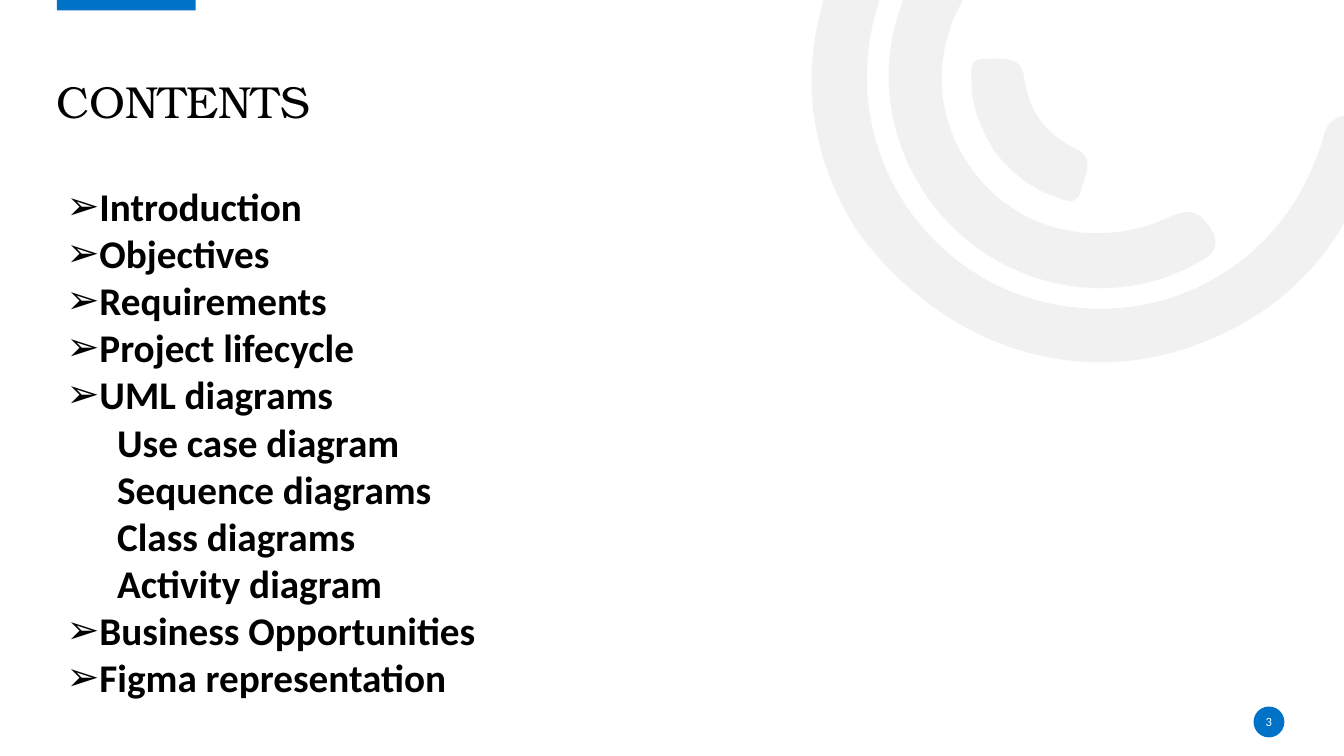
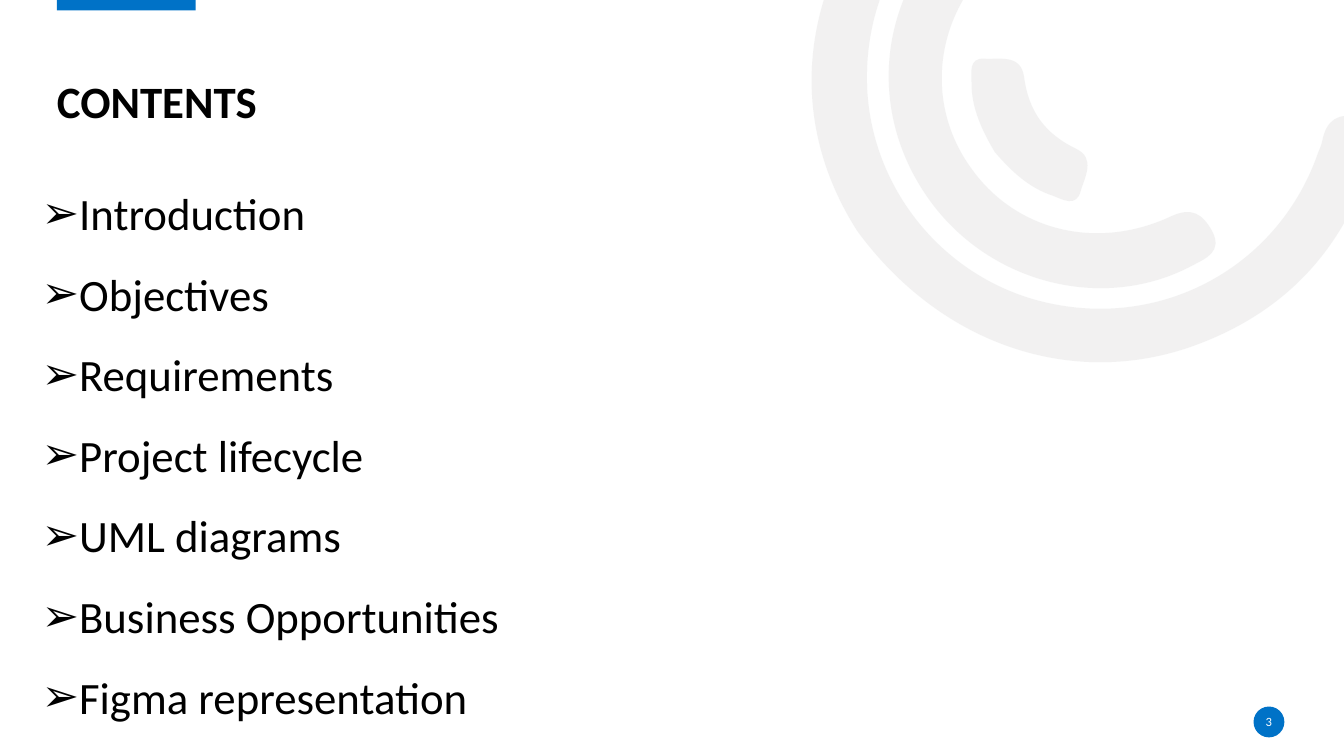
Before and after one commit to Njangi-Association/Njangi-App, a slide deck: slide 3 of Presentation title.pptx. Drawn at 1344x756 pixels with LibreOffice and Linux fonts; fonts in the diff are those of the drawing; background and template pictures are left out. Boxes give left, top, right and bottom in pixels: in the first picture for what was removed or moved away, otherwise in the second. Text is boxed around its words. In the diff, an @@ line names an element or a change of style, - is before the commit and + after.

```diff
--- a/Presentation title.pptx
+++ b/Presentation title.pptx
@@ title "CONTENTS" at box(57, 88, 257, 119): font TeX Gyre Bonum to Calibri, bold on @@
@@ text "Introduction": place and size @@
-text "Introduction" at box(99, 193, 475, 699)
+text "Introduction" at box(79, 199, 499, 722)
@@ text "Introduction" at box(79, 199, 499, 722): size 28 to 32 pt, bold off; line spacing 1 to 1.5 @@
@@ text at box(117, 429, 431, 605): paragraphs removed @@
-  Use case diagram
-  Sequence diagrams
-  Class diagrams
-  Activity diagram
```
Also in this commit, not shown: 15 other slides changed, 6 slides added, 2 slides removed.
